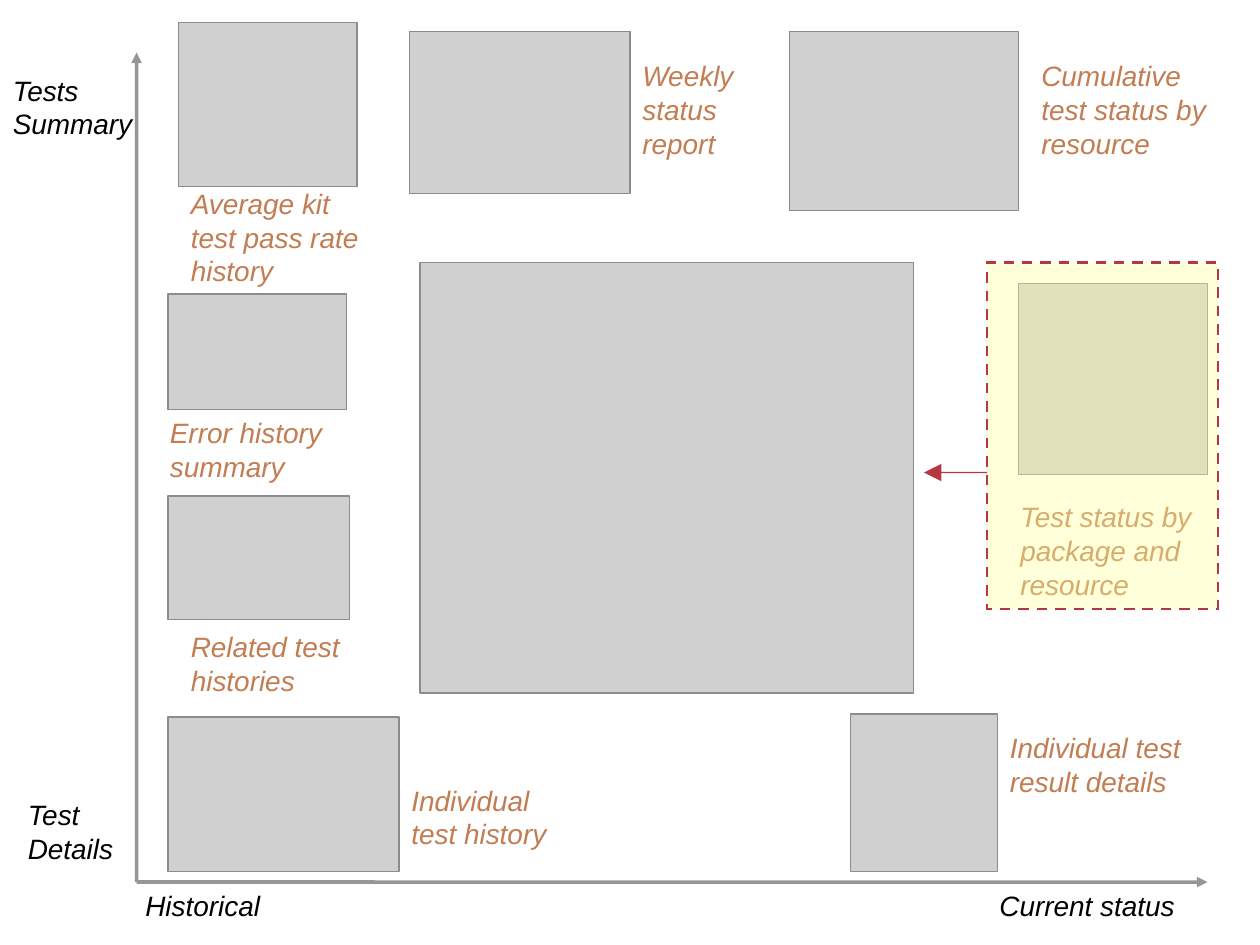
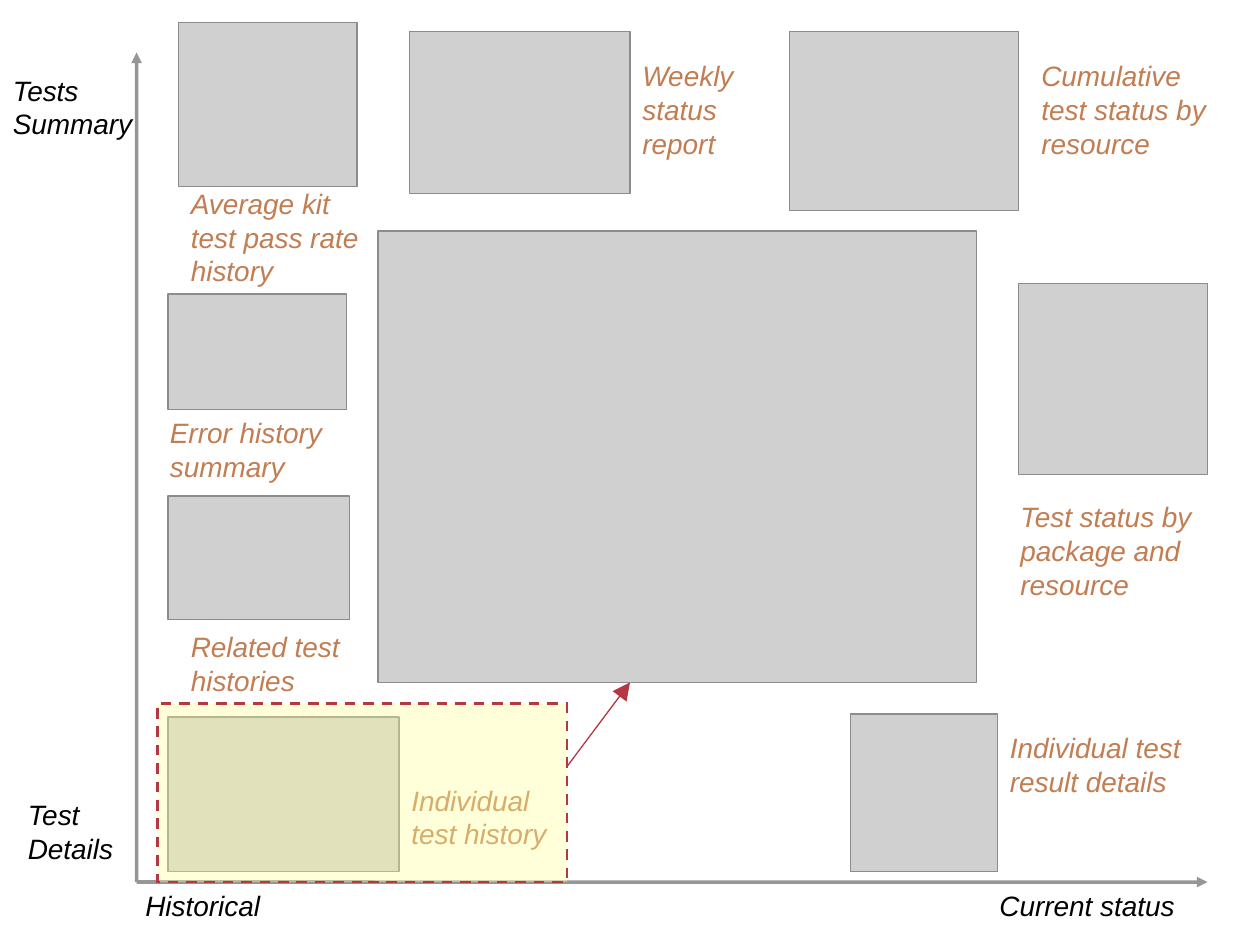
Before and after one commit to IncaProject/inca-xsede, a slide deck: slide 15 of talks/2008workshop/consumer.ppt (slide 9 before the commit). Drawn at 1260x945 pixels with LibreOffice and Linux fonts; fonts in the diff are those of the drawing; grey boxes stand for pictures. Boxes give left, top, right and bottom in pixels: in the first picture for what was removed or moved away, otherwise in the second. Text is boxed around its words. In the diff, an @@ line names an element or a change of style, - is before the commit and + after.

```diff
--- a/talks/2008workshop/consumer.ppt
+++ b/talks/2008workshop/consumer.ppt
@@ picture: place and size @@
-picture at (420,262,914,693)
+picture at (378,231,976,682)
@@ rectangle removed at (987,262,1217,609) @@
@@ arrow removed from (987, 472) to (924, 472) @@
@@ arrow added from (567, 766) to (630, 683), #B53742 0.74 pt @@
@@ rectangle added at (158,703,567,882), fill #FFFF99 at 37% opacity, outline #B53742 1.5 pt dashed @@
```
Also in this commit, not shown: 7 other slides changed, 9 slides added.
